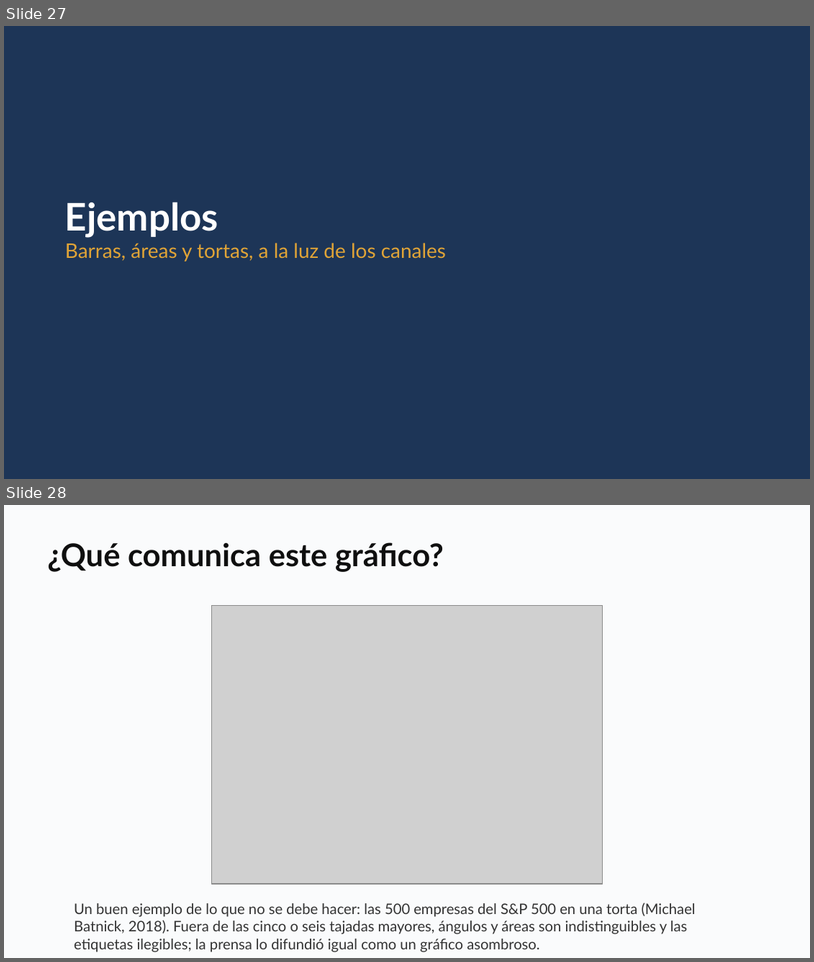
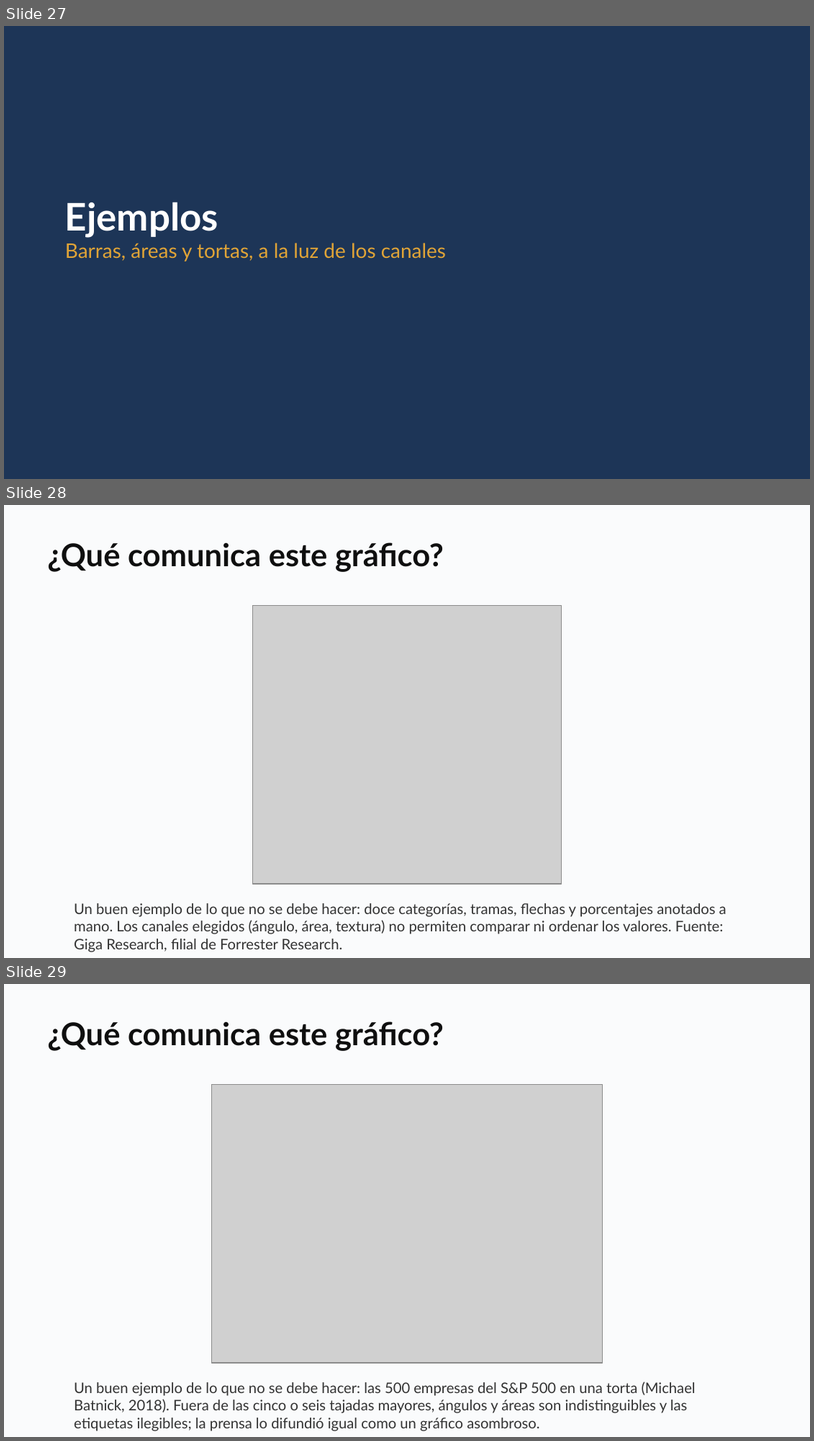
Before and after one commit to daniopitz/cienciadatos, a slide deck: presentaciones/clase03_visualizacion_eda.pptx. Shown one above the other, each under a label of ours: slides 27 and 28 before the commit, slides 27, 28 and 29 after it. The pictures are 814x962 and 814x1441 pixels, drawn with LibreOffice and Linux fonts; fonts in the diff are those of the drawing; grey boxes stand for pictures. Boxes give left, top, right and bottom in pixels: in the first picture for what was removed or moved away, otherwise in the second. Text is boxed around its words. In the diff, an @@ line names an element or a change of style, - is before the commit and + after.

```diff
--- a/presentaciones/clase03_visualizacion_eda.pptx
+++ b/presentaciones/clase03_visualizacion_eda.pptx
@@ slide 28 added at <box>4,505,810,958</box>, background #FFFFFF @@
@@ rectangle added at <box>4,505,810,958</box>, fill #FAFBFC @@
@@ text added at <box>47,542,444,572</box>, 28 pt, text #0F0F0F, bold @@
+¿Qué comunica este gráfico?
@@ picture added at <box>253,606,561,884</box> @@
@@ text added at <box>74,903,727,952</box>, 13 pt, text #333333 @@
+Un buen ejemplo de lo que no se debe hacer: doce categorías, tramas, flechas y porcentajes anotados a mano. Los canales elegidos (ángulo, área, textura) no permiten comparar ni ordenar los valores. Fuente: Giga Research, filial de Forrester Research.
@@ what was slide 28 is now slide 29 @@
```
Also in this commit, not shown: 1 other file.
